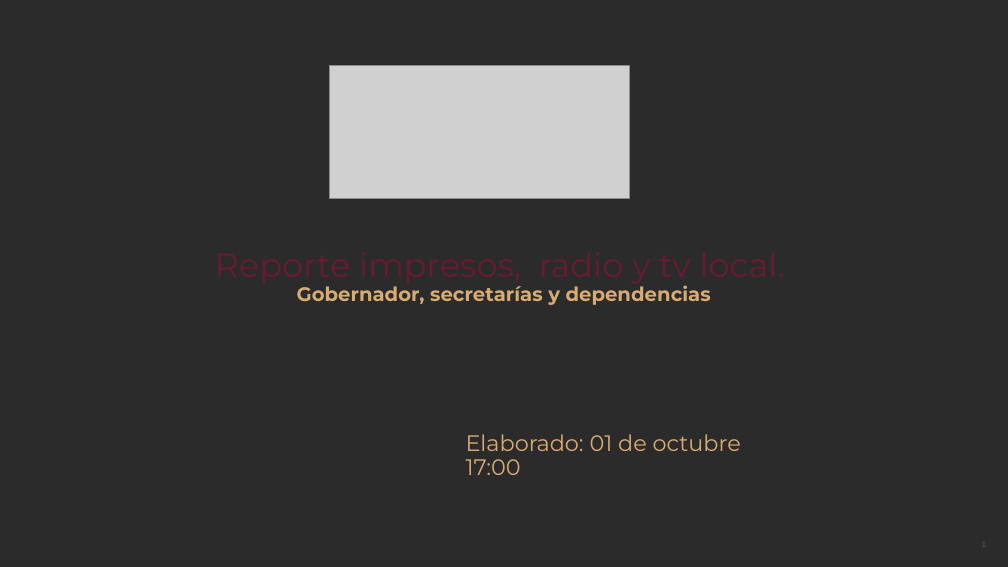
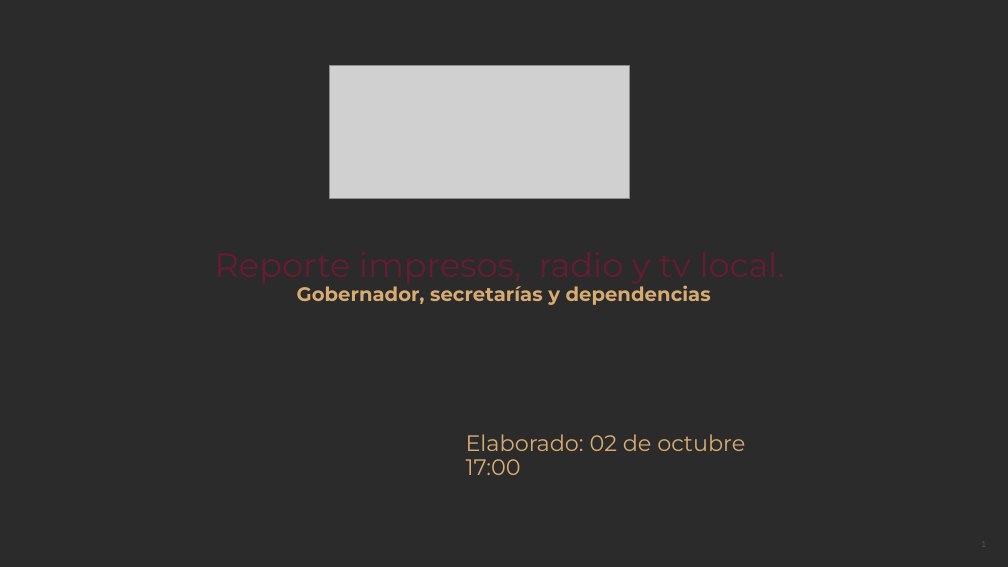
Before and after one commit to thelonious9/Reporteportadas, a slide deck: slide 1 of Reporte 021026.pptx. Drawn at 1008x567 pixels with LibreOffice and Linux fonts; fonts in the diff are those of the drawing; grey boxes stand for pictures; background and template pictures are left out; a plain dark background stands for a picture behind light text. Boxes give left, top, right and bottom in pixels: in the first picture for what was removed or moved away, otherwise in the second. Text is boxed around its words. In the diff, an @@ line names an element or a change of style, - is before the commit and + after.

```diff
--- a/Reporte 021026.pptx
+++ b/Reporte 021026.pptx
@@ text at [466,434,745,451]: text changed @@
-Elaborado: 01 de octubre
+Elaborado: 02 de octubre
```
Also in this commit, not shown: 6 other slides changed, 1 slide removed.
